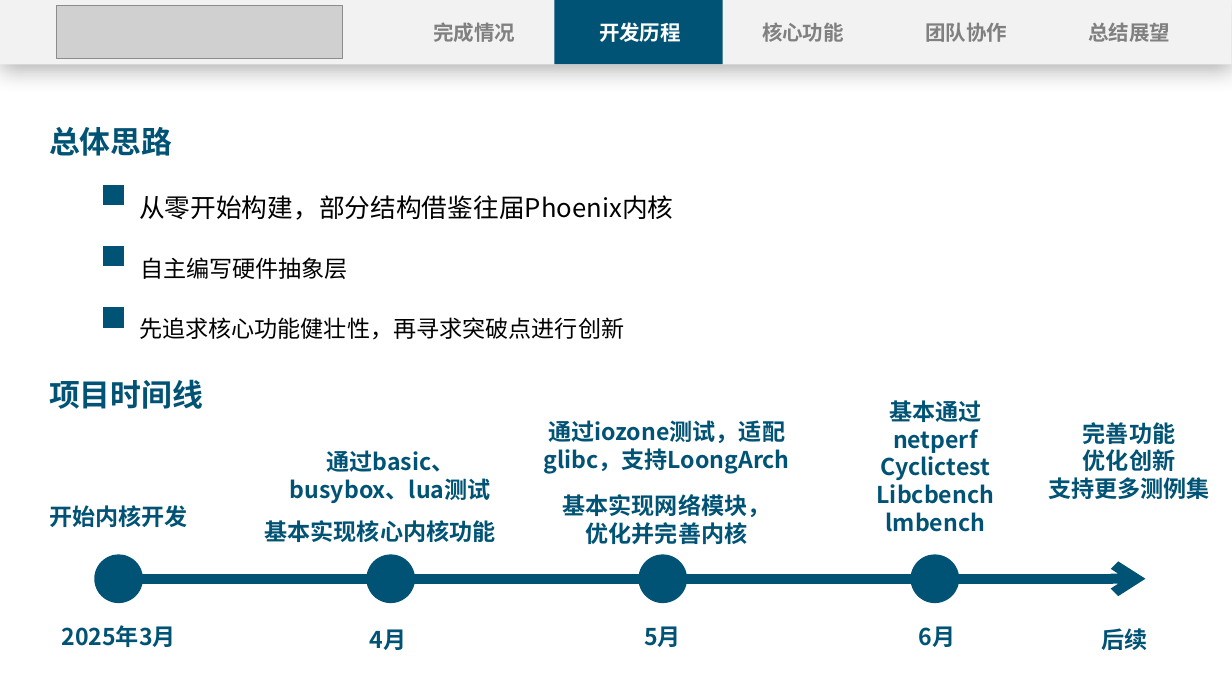
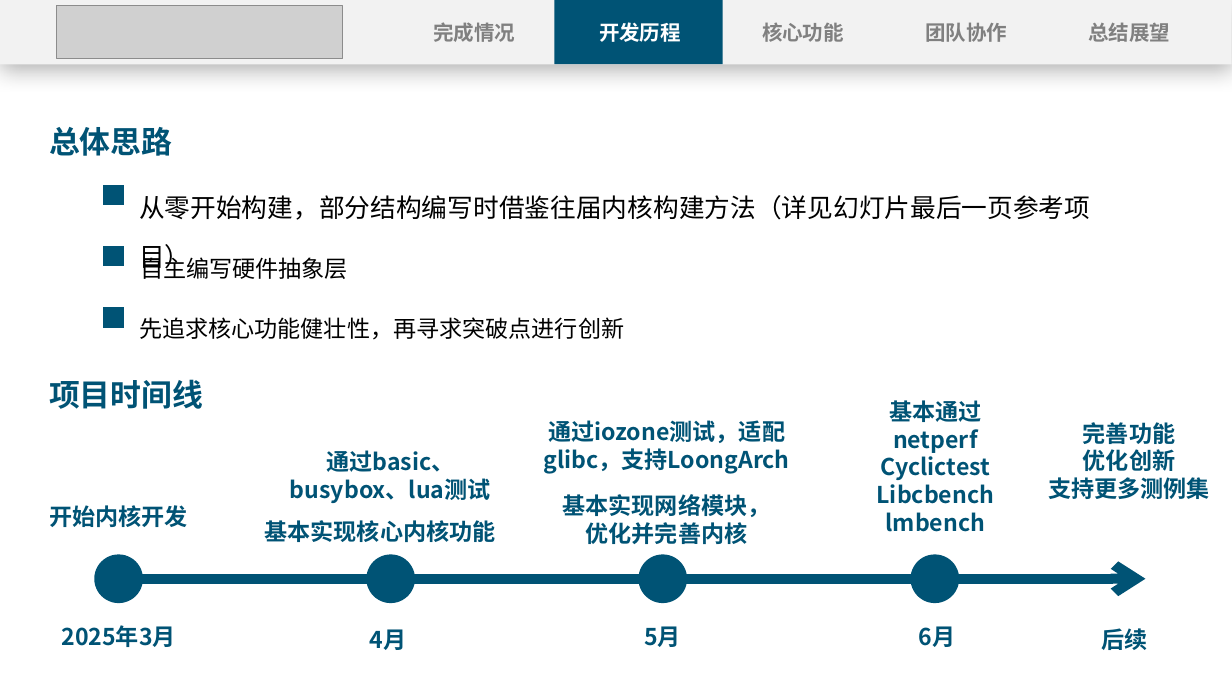
Before and after one commit to RustFlyer/OS, a slide deck: slide 3 of NighthawkOS初赛幻灯片.pptx. Drawn at 1232x693 pixels with LibreOffice and Linux fonts; fonts in the diff are those of the drawing; grey boxes stand for pictures. Boxes give left, top, right and bottom in pixels: in the first picture for what was removed or moved away, otherwise in the second. Text is boxed around its words. In the diff, an @@ line names an element or a change of style, - is before the commit and + after.

```diff
--- a/NighthawkOS初赛幻灯片.pptx
+++ b/NighthawkOS初赛幻灯片.pptx
@@ text at bbox=[139, 195, 1090, 220]: text changed @@
-从零开始构建，部分结构借鉴往届Phoenix内核
+从零开始构建，部分结构编写时借鉴往届内核构建方法（详见幻灯片最后一页参考项目）
```
Also in this commit, not shown: 3 other slides changed, 1 slide added, 10 other files.
